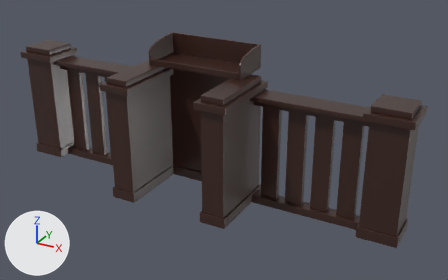
The FBX model models/courtroom-barrier/CourtBarrier.fbx, before and after one commit.
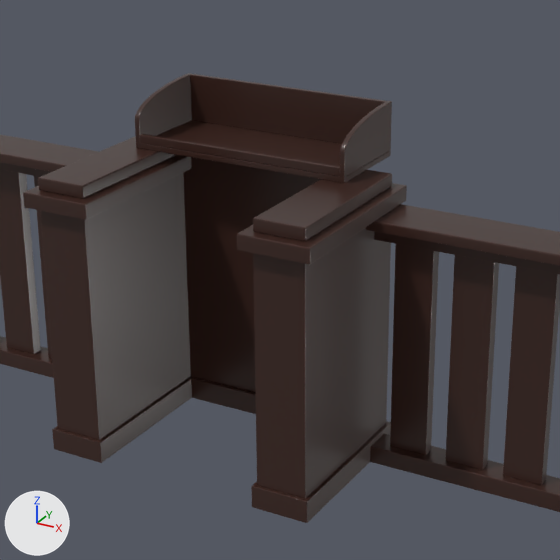
Each version is shown whole from a camera (50 mm lens) standing at (2.65, -4.37, 2.69) and looking at (0.28, -0.05, 0.54), then close up on the part from 20% to 75% of the width and 0% to 88% of the height. Every picture has the same lights, and +X, +Y and +Z are marked at lower left. The older version's two pictures come first. Where no turn or scale is listed for an object, it has been applied to the vertices. Vertices at exactly the same position are counted once.

Names of what the first close-up shows: 'CourtBarrier'.
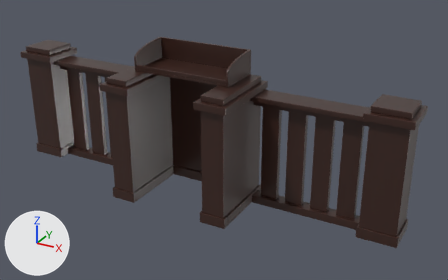
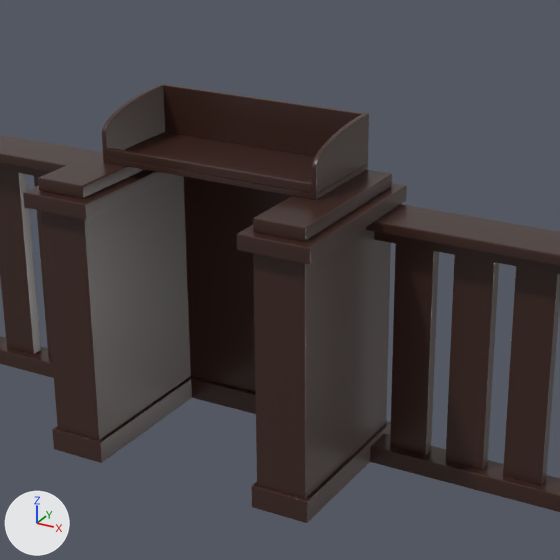
Diff of the bpy script that builds the scene:
```diff
--- a/models/courtroom-barrier/CourtBarrier.fbx.py
+++ b/models/courtroom-barrier/CourtBarrier.fbx.py
@@ me_courtbarrier_002 @@
 # used by ob_courtbarrier; location = (0.0, 0.0, 0.0)
-me_courtbarrier_002.from_pydata(...)  # 2280 vertices, 4420 faces; spans x -1.89..1.89, y -0.59..0.3, z 0.0..1.32
+me_courtbarrier_002.from_pydata(...)  # 2280 vertices, 4420 faces; spans x -1.89..1.89, y -0.59..0.19, z 0.0..1.32
+# me_courtbarrier_002 part 1: the loose piece of 56 vertices spanning x -0.45..0.45, y -0.08..0.3, z 1.11..1.13 is moved by (0.0, -0.2, 0.0)
+# me_courtbarrier_002 part 2: the loose piece of 432 vertices spanning x -0.45..0.45, y -0.08..0.3, z 1.13..1.32 is moved by (0.0, -0.2, 0.0)
 me_courtbarrier_002.materials.append(mat_barrier_wood)
```

Location of each change, [x1, y1, x2, y2] in pixels of the close-ups (560 x 560 px; the box of a moved part takes in the faces that stretch with it):
'CourtBarrier', reshaped: before [0, 73, 560, 523]; after [0, 84, 560, 523]
part 1 of me_courtbarrier_002, moved or reshaped: before [136, 120, 391, 183]; after [103, 132, 368, 200]
part 2 of me_courtbarrier_002, moved or reshaped: before [135, 73, 392, 177]; after [102, 84, 369, 194]
